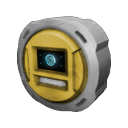
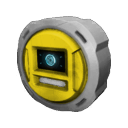
Revision of a layered 128px x 128px image; what changed, layer by layer:
painted on "kopie Sensor.png" over [22, 28, 88, 104]
